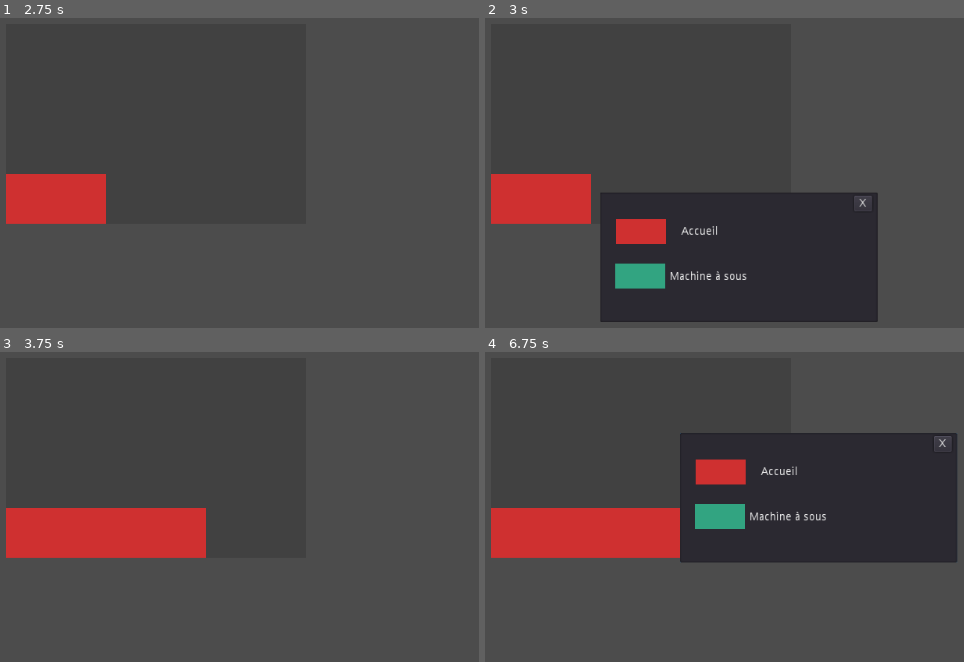
Above: before the commit, frames 1-4 (two rows, left to right).
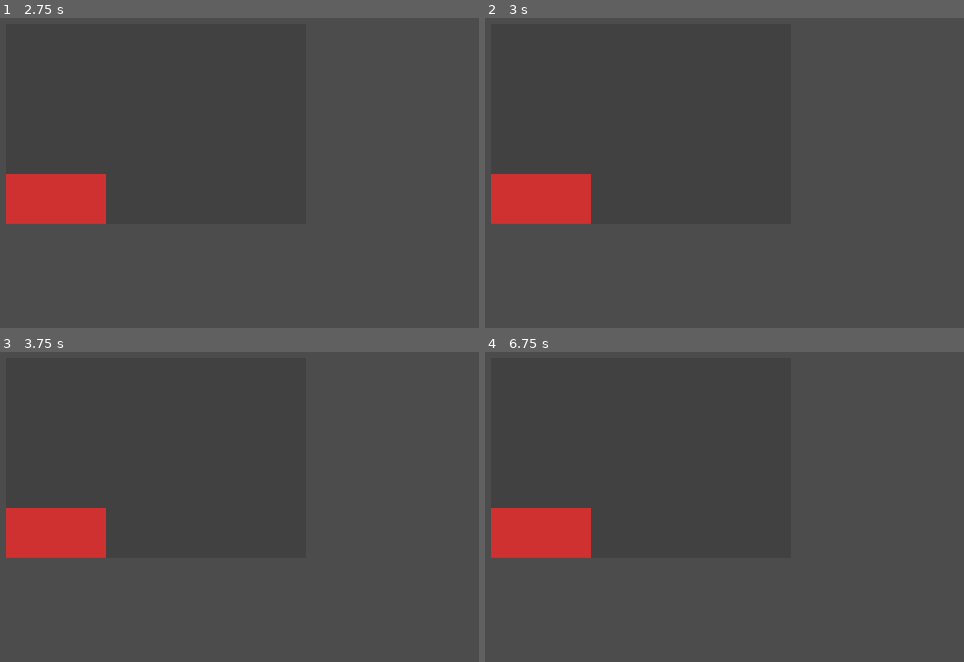
Above: after the commit, the same moments.

Repository: GeoffroyMuller/casino-manager
Game: Godot game, scene res://Scene/Main.tscn
Same seed, same stepped clock (60 frames per second), same inputs: the game is played once before the commit and once after it. The project has no main scene, so this scene is started directly.
Inputs (mouse positions are in pixels of both pictures, inside the frame that each line leads up to):
- Up to frame 1 (2.75 s): tap Enter at 0.5, 2 s; move the mouse to (330, 76) at 0.52 s; click (330, 76) at 0.67 s; tap Space at 1.25 s; move the mouse to (outside the picture) at 1.27 s; click (outside the picture) at 1.42 s; move the mouse to (outside the picture) at 2.02 s; click (outside the picture) at 2.17 s
- Up to frame 2 (3 s): tap Space at 2.75 s; move the mouse to (599, 191) at 2.77 s; click (599, 191) at 2.92 s
- Up to frame 3 (3.75 s): click (153, 565) at 3.52 s
- Up to frame 4 (6.75 s): tap Enter at 4.25 s; move the mouse to (882, 503) at 4.27 s; click (882, 503) at 4.42 s; tap Space at 5 s; move the mouse to (outside the picture) at 5.02 s; click (outside the picture) at 5.17 s; move the mouse to (681, 432) at 5.77 s; click (681, 432) at 5.92 s; click (719, 559) at 6.52 s

Frame 1 is identical in both runs. In frame 2, 20% of the frame differs, in the area x 24-83%, y 56-99%; in frame 3, 3.4%; in frame 4, 20%.

Commit message:
added close zone

Diff:
--- a/Scene/Main.tscn
+++ b/Scene/Main.tscn
@@ -1,21 +1,32 @@
-[gd_scene load_steps=4 format=2]
+[gd_scene load_steps=6 format=2]
 
 [ext_resource path="res://Scene/Script/Grid_casino.gd" type="Script" id=1]
-[ext_resource path="res://Scene/Script/allRoom.gd" type="Script" id=2]
-[ext_resource path="res://Scene/room_menu.tscn" type="PackedScene" id=3]
+[ext_resource path="res://Scene/Script/lostClick.gd" type="Script" id=2]
+[ext_resource path="res://Scene/Script/allRoom.gd" type="Script" id=3]
+[ext_resource path="res://Scene/room_menu.tscn" type="PackedScene" id=4]
+
+[sub_resource type="RectangleShape2D" id=1]
+extents = Vector2( 1280.73, 922.542 )
 
 [node name="Grid_casino" type="Node2D"]
 position = Vector2( 64, 32 )
 script = ExtResource( 1 )
 
+[node name="lostClick" type="Area2D" parent="."]
+script = ExtResource( 2 )
+
+[node name="CollisionShape2D" type="CollisionShape2D" parent="lostClick"]
+position = Vector2( 98.9079, 83.4535 )
+shape = SubResource( 1 )
+
 [node name="allRoom" type="Node2D" parent="."]
 position = Vector2( -1.22775, 1.52588e-05 )
-script = ExtResource( 2 )
+script = ExtResource( 3 )
 __meta__ = {
 "_edit_lock_": true
 }
 
-[node name="RoomsMenu" parent="allRoom" instance=ExtResource( 3 )]
+[node name="RoomsMenu" parent="allRoom" instance=ExtResource( 4 )]
 visible = false
 position = Vector2( 87.4257, -7.53671 )
 z_index = 3
@@ -25,4 +36,6 @@
 current = true
 drag_margin_h_enabled = false
 drag_margin_v_enabled = false
+
+[connection signal="exit_all" from="lostClick" to="." method="_on_lostClick_exit_all"]
 [connection signal="room_selected" from="allRoom/RoomsMenu" to="." method="onObjectSelected"]
--- a/Scene/Script/Grid_casino.gd
+++ b/Scene/Script/Grid_casino.gd
@@ -2,13 +2,13 @@
 
 onready var nul : PackedScene = preload("res://Scene/Empty.tscn")
 
-signal gainChanged(gain)
+var score : int = 0
 
 onready var grid : Array = [
 	[null, null, null],
 	[null, null, null],
 	[null, null, null],
-	[preload("res://Scene/Accueil.tscn").instance(), null, null]
+	[load("res://Scene/Accueil.tscn").instance(), null, null]
 ]
 
 var x : Array = [0, 128, 256]
@@ -84,12 +84,21 @@
 		display_room_menu(room, newPosition)
 
 func onObjectSelected(room, pos):
-	set_object_at_coordonates(pos[0], pos[1], room)
-	$allRoom/RoomsMenu.visible = false
+	if room != null :
+		set_object_at_coordonates(pos[0], pos[1], room)
+		$allRoom/RoomsMenu.visible = false
 
 #receive all the signals from every rooms and emit a signal who whill be handled by the main scene
 func onFactureReceived(gain, cost):
 	print("cost = ", cost, " gain = ", gain)
 	var total = gain - cost
-	# the core scene will handled this signal and modified the gain
-	emit_signal("gainChanged", total)
+
+	score = score + total
+	if score < -10000 :
+		pass
+
+# will close any window
+func _on_lostClick_exit_all():
+	if $allRoom/RoomsMenu.visible :
+		$allRoom/RoomsMenu.visible = false
+	pass # Replace with function body.
--- a/Scene/Script/RoomsMenu.gd
+++ b/Scene/Script/RoomsMenu.gd
@@ -2,7 +2,7 @@
 
 onready var accueil : PackedScene =  preload("res://Scene/Accueil.tscn")
 onready var machine_sous : PackedScene =  preload("res://Scene/Machine_sous.tscn")
-#onready var nul : PackedScene = preload("res://Scene/Empty.tscn")
+onready var nul : PackedScene = preload("res://Scene/Empty.tscn")
 
 signal room_selected(room, pos)
 
@@ -31,3 +31,8 @@
 func _on_exit_pressed():
 	self.visible = false
 	pass # Replace with function body.
+
+
+func _on_destroyRoom_pressed():
+	create_and_init(nul)
+	pass # Replace with function body.
--- /dev/null
+++ b/Scene/Script/lostClick.gd
@@ -0,0 +1,18 @@
+extends Area2D
+
+# Declare member variables here. Examples:
+# var a = 2
+# var b = "text"
+
+signal exit_all()
+
+# Called when the node enters the scene tree for the first time.
+func _ready():
+	pass # Replace with function body.
+
+# Called every frame. 'delta' is the elapsed time since the previous frame.
+#func _process(delta):
+#	pass
+func _input_event(viewport, event, shape_idx):
+	if (event is InputEventMouseButton and event.button_index == BUTTON_LEFT and event.is_pressed() ):
+		emit_signal("exit_all")
--- a/Scene/room_menu.tscn
+++ b/Scene/room_menu.tscn
@@ -13,7 +13,7 @@
 
 [node name="ItemList" type="ItemList" parent="Panel"]
 margin_right = 355.0
-margin_bottom = 166.0
+margin_bottom = 201.0
 max_columns = 4
 
 [node name="AccueilButton" type="TextureButton" parent="Panel/ItemList"]
@@ -26,9 +26,9 @@
 texture_normal = ExtResource( 2 )
 
 [node name="MASButton" type="TextureButton" parent="Panel/ItemList"]
-margin_left = 18.5317
+margin_left = 19.6397
 margin_top = 90.7076
-margin_right = 146.532
+margin_right = 147.64
 margin_bottom = 154.708
 rect_scale = Vector2( 0.5, 0.5 )
 texture_normal = ExtResource( 3 )
@@ -53,6 +53,16 @@
 margin_right = 348.0
 margin_bottom = 24.0
 text = "X"
+
+[node name="destroyRoom" type="TextureButton" parent="Panel/ItemList"]
+margin_left = 32.108
+margin_top = 153.729
+margin_right = 160.108
+margin_bottom = 217.729
+rect_scale = Vector2( 0.3, 0.3 )
+texture_normal = ExtResource( 2 )
+
 [connection signal="pressed" from="Panel/ItemList/AccueilButton" to="." method="_on_AccueilButton_pressed"]
 [connection signal="pressed" from="Panel/ItemList/MASButton" to="." method="_on_MASButton_pressed"]
 [connection signal="pressed" from="Panel/ItemList/exit" to="." method="_on_exit_pressed"]
+[connection signal="pressed" from="Panel/ItemList/destroyRoom" to="." method="_on_destroyRoom_pressed"]
